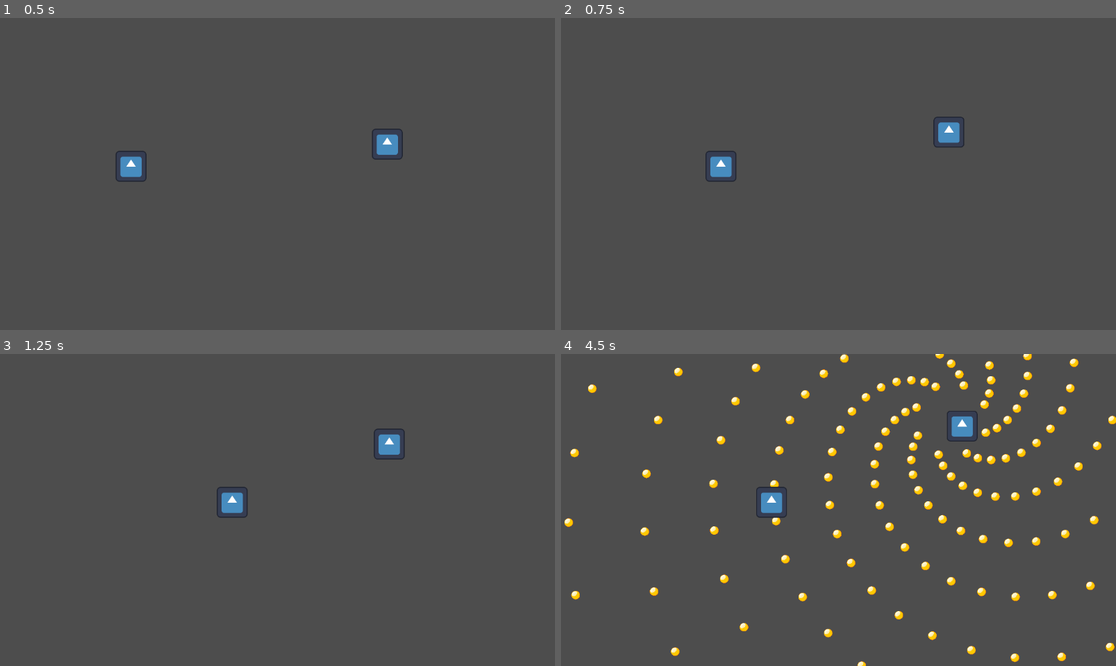
Above: before the commit, frames 1-4 (two rows, left to right).
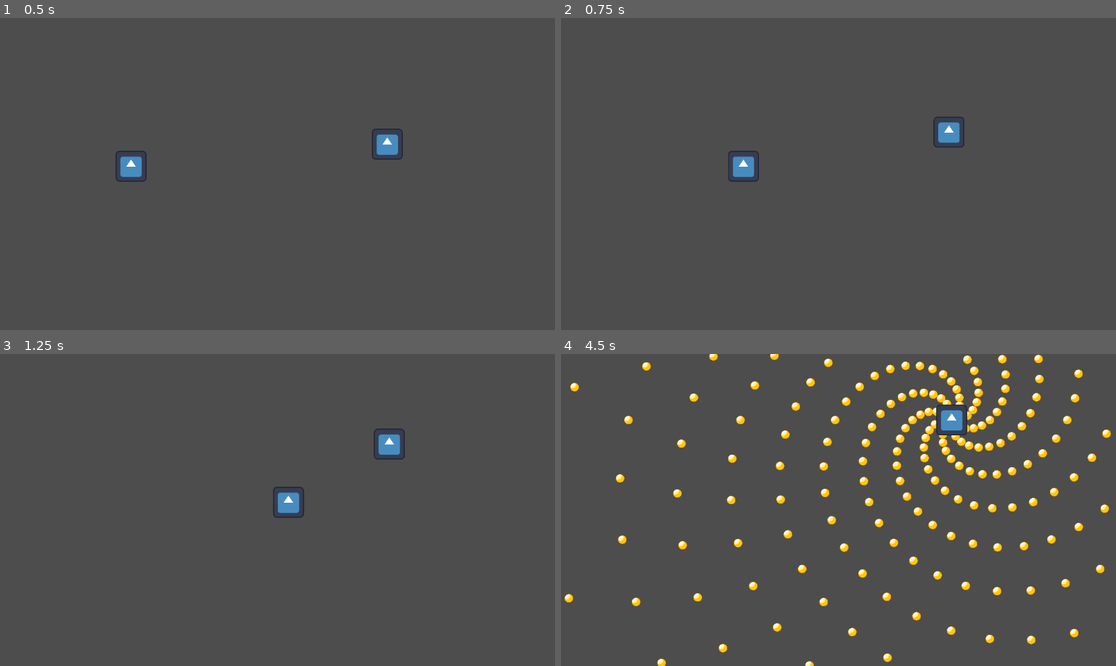
Above: after the commit, the same moments.

Repository: TiredCat388/UPCSG_GAMEJAM
Game: Godot game, scene res://scenes/environments/LevelScene.tscn
The game is run twice, just before and just after one commit, with the same random seed, the same clock (stepped at 60 frames per second) and the same inputs. The engine's default icon, where the game draws it, is replaced by a stand-in: a white triangle on a blue panel in a dark square.
Inputs (mouse positions are in pixels of both pictures, inside the frame that each line leads up to):
- Up to frame 1 (0.5 s): no input
- Up to frame 2 (0.75 s): tap Enter (ui_accept) at 0.5 s; move the mouse to (960, 158) at 0.52 s; hold Right (ui_right) from 0.53 s (still down); tap Space (dash) at 0.6 s; click (960, 158) at 0.67 s
- Up to frame 3 (1.25 s): keep holding Right (ui_right); tap Enter (ui_accept) at 0.77 s
- Up to frame 4 (4.5 s): move the mouse to (727, 525) at 1.27 s; release Right (ui_right) at 1.28 s; hold Down (ui_down) 1.28-2.03 s; tap Space (dash) every 0.75 s from 1.35 to 4.35 s; tap Enter (ui_accept) at 1.52, 3.02, 3.77 s; move the mouse to (894, 441) at 2.02 s; hold Right (ui_right) 2.03-2.78 s; move the mouse to (810, 572) at 2.77 s; hold Up (ui_up) 2.78-3.53 s; click (810, 572) at 2.92 s; move the mouse to (1005, 556) at 3.52 s; hold Left (ui_left) from 3.53 s (still down); move the mouse to (672, 463) at 4.27 s

Frame 1 is identical in both runs. In frame 2, 0.6% of the frame differs, in the area x 26-36%, y 42-53%; in frame 3, 0.7%; in frame 4, 11%, in the area x 0-100%, y 0-100%.

Commit message:
Standardized Script Naming. Standardized Customizable Variable naming.

Diff:
--- a/scenes/attacks/BaseProjectile.tscn
+++ b/scenes/attacks/BaseProjectile.tscn
@@ -1,6 +1,6 @@
 [gd_scene load_steps=4 format=3 uid="uid://bnjnuo7fgelbo"]
 
-[ext_resource type="Script" uid="uid://cp7hhttyq5pev" path="res://scripts/base_projectile.gd" id="1_g52qf"]
+[ext_resource type="Script" uid="uid://cp7hhttyq5pev" path="res://scripts/BaseProjectile.gd" id="1_g52qf"]
 [ext_resource type="Texture2D" uid="uid://b8k0it2qm45st" path="res://assets/default_bullet.png" id="2_y7yyn"]
 
 [sub_resource type="CircleShape2D" id="CircleShape2D_2ropf"]
--- a/scenes/entities/main_character/MainCharacter.tscn
+++ b/scenes/entities/main_character/MainCharacter.tscn
@@ -1,8 +1,8 @@
 [gd_scene load_steps=6 format=3 uid="uid://c7svvywwun1h3"]
 
-[ext_resource type="Script" uid="uid://dk78mg177e7ic" path="res://scripts/main_character.gd" id="1_rn3bg"]
+[ext_resource type="Script" uid="uid://cvk12mdu11xs1" path="res://scripts/MainCharacter.gd" id="1_vk5kn"]
 [ext_resource type="Texture2D" uid="uid://bjd6q4o85hg8m" path="res://assets/icon.svg" id="2_pq4va"]
-[ext_resource type="Script" uid="uid://d2hv7y1ixie63" path="res://scripts/bullet_hell_spawner.gd" id="3_rsap8"]
+[ext_resource type="Script" uid="uid://doc3c4ubr2ye6" path="res://scripts/BulletHellSpawner.gd" id="3_vk5kn"]
 [ext_resource type="PackedScene" uid="uid://bnjnuo7fgelbo" path="res://scenes/attacks/BaseProjectile.tscn" id="4_arq4a"]
 
 [sub_resource type="RectangleShape2D" id="RectangleShape2D_mdl7e"]
@@ -10,7 +10,7 @@
 
 [node name="MainCharacter" type="CharacterBody2D"]
 z_index = 50
-script = ExtResource("1_rn3bg")
+script = ExtResource("1_vk5kn")
 
 [node name="Sprite2D" type="Sprite2D" parent="."]
 position = Vector2(1, 0)
@@ -22,7 +22,5 @@
 shape = SubResource("RectangleShape2D_mdl7e")
 
 [node name="BulletHellSpawner" type="Node2D" parent="."]
-script = ExtResource("3_rsap8")
-bullet_scene = ExtResource("4_arq4a")
-fire_times = 30
-fire_interval = 0.08
+script = ExtResource("3_vk5kn")
+PROJECTILE_SCENE = ExtResource("4_arq4a")
--- a/scenes/entities/player/Player.tscn
+++ b/scenes/entities/player/Player.tscn
@@ -1,6 +1,6 @@
 [gd_scene load_steps=4 format=3 uid="uid://bu3hyhaaugnhu"]
 
-[ext_resource type="Script" uid="uid://c5v0bvic2e321" path="res://scripts/player_movement.gd" id="1_v6fml"]
+[ext_resource type="Script" uid="uid://dc5fb6xsw7f8e" path="res://scripts/PlayerMovement.gd" id="1_afppm"]
 [ext_resource type="Texture2D" uid="uid://bjd6q4o85hg8m" path="res://assets/icon.svg" id="2_3li8b"]
 
 [sub_resource type="RectangleShape2D" id="RectangleShape2D_mdl7e"]
@@ -8,9 +8,7 @@
 
 [node name="Player" type="CharacterBody2D"]
 z_index = 50
-script = ExtResource("1_v6fml")
-ACCELERATION = 2500.0
-DECELERATION = 3000.0
+script = ExtResource("1_afppm")
 
 [node name="Sprite2D" type="Sprite2D" parent="."]
 position = Vector2(1, 0)
--- a/scripts/base_projectile.gd
+++ b/scripts/BaseProjectile.gd
@@ -1,8 +1,7 @@
 extends Area2D
 
-@export var speed: float = 10000.0
-@export var acceleration: float = 0.0 # Pixels per second², defaults to 0
-@export var color: Color = Color(1, 1, 0) # Yellow
+@export var SPEED: float = 10000.0
+@export var ACCELERATION: float = 0.0 # Pixels per second², defaults to 0
 
 var direction: Vector2 = Vector2.RIGHT
 var radius: float = 4.0
@@ -14,11 +13,11 @@
 		radius = collision_shape.radius
 
 func _physics_process(delta):
-	# Increase speed by acceleration
-	speed += acceleration * delta
+	# Increase SPEED by acceleration
+	SPEED += ACCELERATION * delta
 
 	# Move the bullet
-	global_position += direction * speed * delta
+	global_position += direction * SPEED * delta
 
 	# Get the current viewport rectangle
 	var viewport_rect = get_viewport().get_visible_rect()
--- a/scripts/bullet_hell_spawner.gd
+++ b/scripts/BulletHellSpawner.gd
@@ -3,12 +3,12 @@
 # TODO: Bullet pooling
 
 # --- Configurable Variables ---
-@export var bullet_scene: PackedScene
-@export var fire_times: int = 50
-@export var fire_interval: float = 0.05
-@export var bullet_speed: float = 200.0
-@export var spin_per_shot: float = 10.0
-@export var bullet_acceleration: float = 100.0
+@export var PROJECTILE_SCENE: PackedScene
+@export var FIRE_TIMES: int = 50
+@export var FIRE_INTERVAL: float = 0.05
+@export var BULLET_SPEED: float = 200.0
+@export var SPIN_PER_SHOT: float = 10.0
+@export var BULLET_ACCELERATION: float = 100.0
 
 var bullet_hell_is_on := false
 
@@ -34,24 +34,24 @@
 
 	bullet_hell_is_on = true
 
-	for _i in range(fire_times):
+	for _i in range(FIRE_TIMES):
 
 		# Fire in all 8 directions
 		for dir in base_directions:
-			var bullet = bullet_scene.instantiate()
+			var bullet = PROJECTILE_SCENE.instantiate()
 			bullet.top_level = true
 
 			# Rotate direction by spawner's current rotation
 			bullet.direction = dir.rotated(global_rotation)
-			bullet.speed = bullet_speed
-			bullet.acceleration = bullet_acceleration
+			bullet.SPEED = BULLET_SPEED
+			bullet.ACCELERATION = BULLET_ACCELERATION
 
 			get_tree().current_scene.add_child(bullet)
 			bullet.global_position = global_position
 
 		# Rotate the spawner itself
-		rotation += deg_to_rad(spin_per_shot)
+		rotation += deg_to_rad(SPIN_PER_SHOT)
 
-		await get_tree().create_timer(fire_interval).timeout
+		await get_tree().create_timer(FIRE_INTERVAL).timeout
 
 	bullet_hell_is_on = false
--- a/scripts/player_movement.gd
+++ /dev/null
@@ -1,23 +0,0 @@
-extends CharacterBody2D
-
-const SPEED := 300.0
-
-@onready var spawner := $BulletHellSpawner   # Your child node that handles bullets
-
-func _physics_process(delta: float) -> void:
-	# --- Movement ---
-	var direction := Vector2(
-		Input.get_axis("ui_left", "ui_right"),
-		Input.get_axis("ui_up", "ui_down")
-	)
-
-	if direction != Vector2.ZERO:
-		velocity = direction.normalized() * SPEED
-	else:
-		velocity = Vector2.ZERO
-
-	move_and_slide()
-
-	# --- Shooting ---
-	if Input.is_action_just_pressed("fire"):   # fire = spacebar in Input Map
-		print_debug("pressed fire")
Renamed: scripts/base_projectile.gd.uid -> scripts/BaseProjectile.gd.uid
Not shown, added: scripts/BulletHellSpawner.gd.uid
Renamed: scripts/main_character.gd -> scripts/MainCharacter.gd
Not shown, added: scripts/MainCharacter.gd.uid
Not shown, removed: scripts/bullet_hell_spawner.gd.uid
Not shown, removed: scripts/main_character.gd.uid
Not shown, removed: scripts/player_movement.gd.uid
Renamed: scripts/ui_scripts/main_menu.gd -> scripts/ui_scripts/MainMenu.gd
Not shown, added: scripts/ui_scripts/MainMenu.gd.uid
Not shown, removed: scripts/ui_scripts/main_menu.gd.uid
Not shown, changed: scripts/ui_scripts/settings.gd.uid
